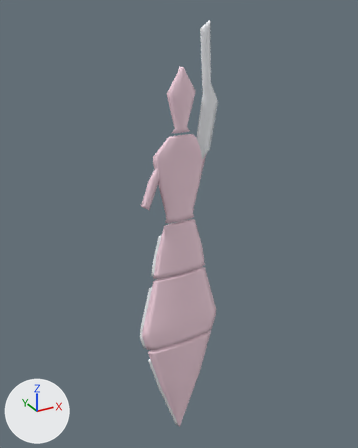
Two versions of the glTF model public/models/humans/dancer-high.glb, one commit apart.
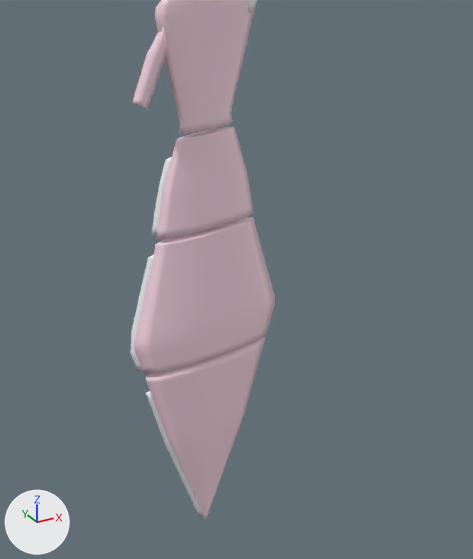
Each version appears first whole from a 50 mm camera at (-30.9, -55.7, 66.0) aimed at (0.8, 1.9, 37.2), and next in a close-up on the part from 20% to 90% of the width and 34% to 100% of the height. Arrows for +X, +Y and +Z are at lower left; the lights stay in place. The older version's two pictures come first. Vertices at exactly the same position are counted once.
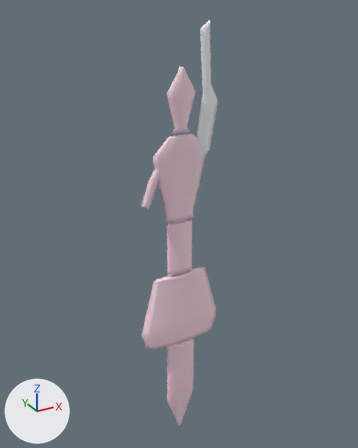
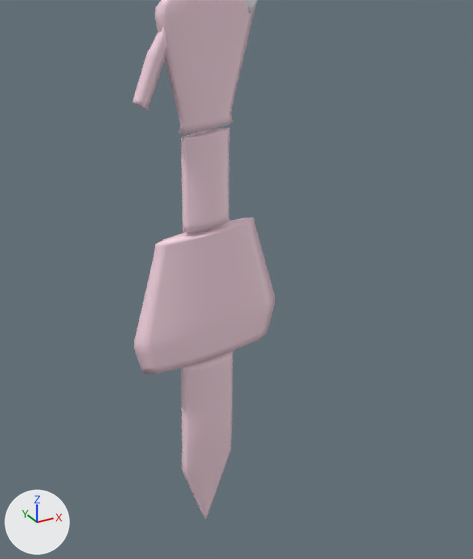
The change, as a diff of the scene's bpy script:
```diff
--- a/public/models/humans/dancer-high.glb.py
+++ b/public/models/humans/dancer-high.glb.py
@@ me_mesh_0 @@
 # used by ob_mesh_0; location = (0.0, 0.0, 0.0)
-me_mesh_0.from_pydata(...)  # 1604 vertices, 3168 faces; spans x -6.8..6.5, y -0.9..0.9, z 0.2..64.4
+me_mesh_0.from_pydata(...)  # 1350 vertices, 2672 faces; spans x -6.5..6.5, y -0.9..0.9, z 0.2..64.4
+# me_mesh_0 part 1: the loose piece of 122 vertices spanning x -5.6..0.5, y 0.0..0.6, z 0.5..16.5 is deleted
+# me_mesh_0 part 2: the loose piece of 82 vertices spanning x -6.8..-3.9, y 0.0..0.6, z 18.9..28.9 is deleted
+# me_mesh_0 part 3: the loose piece of 50 vertices spanning x -4.6..-2.2, y 0.2..0.7, z 30.7..36.7 is deleted
+# me_mesh_0 part 4
+# 7 vertices in x 1.0..2.7, y -0.6..0.6, z 7.9..10.0 move by (-0.2, 0.0, 0.0)
+# 7 vertices in x 1.2..2.9, y -0.7..0.6, z 8.6..12.1 move by (-0.4, 0.0, 0.0)
+# 7 vertices in x 1.5..3.2, y -0.8..0.7, z 9.3..15.6 move by (-0.7, 0.0, 0.0)
+# 7 vertices in x 1.7..3.4, y -0.8..0.8, z 10.0..17.7 move by (-0.9, 0.0, 0.0)
+# 6 vertices in x -2.2..-1.0, y -0.6..0.6, z 7.9..10.0 move by (0.2, 0.0, 0.0)
+# 6 vertices in x -2.4..-1.2, y -0.7..0.6, z 8.6..12.1 move by (0.4, 0.0, 0.0)
+# 120 vertices move from x -5.7..5.7, y -0.8..0.8, z 7.9..18.2 to x -2.4..2.5, y -0.8..0.8, z 7.9..18.2
+# me_mesh_0 part 5
+# 8 vertices in x -2.5..-1.1, y -0.2..0.7, z 33.9..38.2 move by (0.5, 0.0, 0.0)
+# 8 vertices in x 1.1..2.5, y -0.2..0.7, z 33.9..38.2 move by (-0.5, 0.0, 0.0)
+# 7 vertices in x 1.3..2.7, y -0.3..0.7, z 30.4..37.4 move by (-0.7, 0.0, 0.0)
+# 7 vertices in x -2.7..-1.3, y -0.3..0.7, z 30.4..37.4 move by (0.7, 0.0, 0.0)
+# 6 vertices in x -2.3..-1.2, y -0.2..0.7, z 32.5..36.7 move by (0.6, 0.0, 0.0)
+# 6 vertices in x 1.2..2.3, y -0.2..0.7, z 32.5..36.7 move by (-0.6, 0.0, 0.0)
+# 88 vertices move from x -4.3..4.3, y -0.1..0.7, z 30.4..38.2 to x -2.0..2.0, y -0.1..0.7, z 30.4..38.2
 me_mesh_0.materials.append(mat_defaultmaterial)
```

Boxes [x1, y1, x2, y2] around the edits, measured in the close-ups (473 x 559 px; the box of a moved part takes in the faces that stretch with it):
'Mesh_0', reshaped
    before: [131, 0, 275, 520]
    after: [132, 0, 275, 520]
part 1 of me_mesh_0, deleted
    before: [146, 391, 203, 517]
part 2 of me_mesh_0, deleted
    before: [131, 255, 154, 371]
part 3 of me_mesh_0, deleted
    before: [151, 157, 172, 236]
part 4 of me_mesh_0, moved or reshaped
    before: [145, 337, 266, 470]
    after: [181, 351, 233, 470]
part 5 of me_mesh_0, moved or reshaped
    before: [156, 127, 253, 239]
    after: [181, 128, 230, 233]
